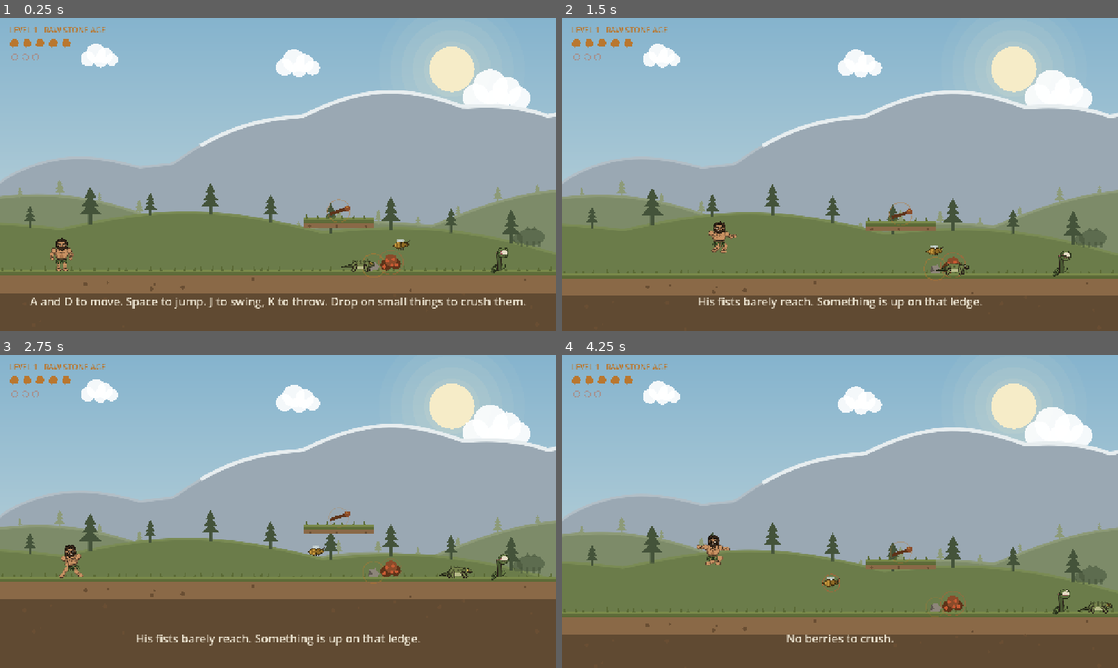
Above: before the commit, frames 1-4 (two rows, left to right).
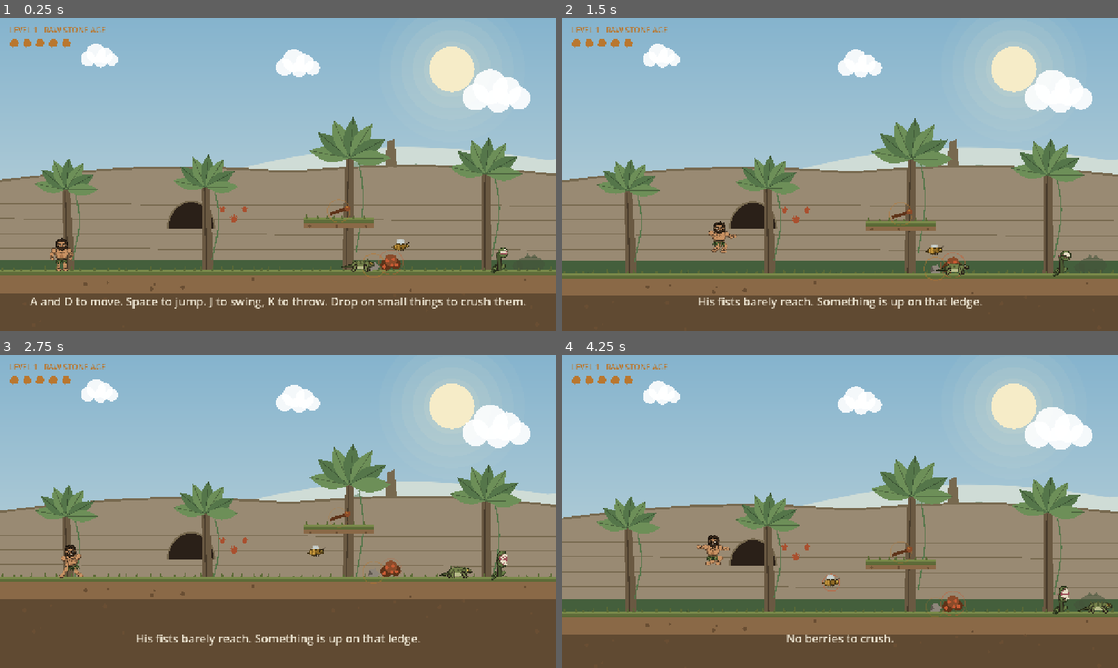
Above: after the commit, the same moments.

Repository: Jawad-Mufti/caveman-chronicles
Game: Godot game, scene res://scenes/level1.tscn
The game is run twice, just before and just after one commit, with the same random seed, the same clock (stepped at 60 frames per second) and the same inputs.
Inputs (mouse positions are in pixels of both pictures, inside the frame that each line leads up to):
- Up to frame 1 (0.25 s): no input
- Up to frame 2 (1.5 s): tap Enter at 0.5 s; move the mouse to (962, 158) at 0.52 s; hold D 0.53-1.25 s; tap R at 0.6 s; click (962, 158) at 0.67 s; tap Space at 0.77, 1.07 s; drag from (728, 190) to (901, 218) at 1.27 s
- Up to frame 3 (2.75 s): move the mouse to (333, 442) at 2.02 s; hold A from 2.03 s (still down); hold K from 2.03 s (still down)
- Up to frame 4 (4.25 s): release A at 2.75 s; release K at 2.75 s; drag from (812, 574) to (951, 567) at 2.77 s; move the mouse to (1006, 558) at 3.52 s; hold D from 3.53 s (still down); hold L from 3.53 s (still down); tap Space at 3.77, 4.07 s

The runs differ from the first frame. In frame 1, 43% of the frame differs, in the area x 0-100%, y 11-81%; in frame 2, 44%; in frame 3, 35%; in frame 4, 44%, in the area x 0-100%, y 11-82%.

Commit message:
Jungle background with cliff caves and hand prints, hidden gem, tougher lizards

Diff:
--- a/scripts/enemies.gd
+++ b/scripts/enemies.gd
@@ -149,7 +149,10 @@
 	var t := 0.0
 
 	func _setup() -> void:
-		hp = 2
+		# 6 health: the club and a thrown rock both do 3, so a reptile takes two
+		# clean hits. A stomp still kills outright — that is the reward for the
+		# harder move.
+		hp = 6
 		damage = 1
 		# A flat 16 px box sat level with the floor, so he only ever touched it
 		# at the instant he landed. Taller and wider gives a real landing target.
--- a/scripts/hud.gd
+++ b/scripts/hud.gd
@@ -7,6 +7,7 @@
 var berries := 0
 var max_berries := 3
 var rocks := 0
+var gem := false
 var boss_ratio := -1.0
 var msg_time := 0.0
 
@@ -35,7 +36,7 @@
 
 	_berries = Control.new()
 	_berries.position = Vector2(20, 78)
-	_berries.size = Vector2(200, 26)
+	_berries.size = Vector2(220, 56)
 	_berries.draw.connect(_draw_berries)
 	add_child(_berries)
 
@@ -83,6 +84,10 @@
 	rocks = value
 
 
+func set_gem(value: bool) -> void:
+	gem = value
+
+
 func set_boss(ratio: float) -> void:
 	boss_ratio = ratio
 
@@ -103,18 +108,21 @@
 
 
 func _draw_berries() -> void:
-	for i in max_berries:
-		var p := Vector2(14 + i * 24, 12)
-		if i < berries:
-			_berries.draw_circle(p, 7.0, Pal.EMBER)
-			_berries.draw_circle(p + Vector2(-2, -2), 2.5, Pal.BONE)
-		else:
-			_berries.draw_arc(p, 7.0, 0.0, TAU, 18, Color(Pal.EMBER, 0.4), 2.0)
-	# thrown rocks, to the right of the berries
+	# Only what he is actually carrying. Empty slots used to be drawn as faint
+	# outlines, which read as berries he owned but could not spend.
+	for i in berries:
+		var p := Vector2(14 + i * 22, 11)
+		_berries.draw_circle(p, 7.0, Pal.EMBER)
+		_berries.draw_circle(p + Vector2(-2, -2), 2.5, Pal.BONE)
+	# rocks live on their own row, and are drawn as chipped stone, not dots,
+	# so the two counts can never be mistaken for one another
 	for i in rocks:
-		var q := Vector2(110 + i * 19, 12)
-		_berries.draw_circle(q, 6.5, Pal.STONE)
-		_berries.draw_circle(q + Vector2(-2, -2), 2.2, Pal.STONE_DARK)
+		var q := Vector2(14 + i * 20, 36)
+		_berries.draw_polygon(PackedVector2Array([
+			q + Vector2(-7, 2), q + Vector2(-4, -6), q + Vector2(5, -7),
+			q + Vector2(8, 1), q + Vector2(2, 7),
+		]), PackedColorArray([Pal.STONE]))
+		_berries.draw_line(q + Vector2(-3, -3), q + Vector2(3, 1), Pal.STONE_DARK, 2.0)
 
 
 func _draw_boss() -> void:
--- a/scripts/level1.gd
+++ b/scripts/level1.gd
@@ -26,6 +26,7 @@
 	[700.0, 480.0, 160.0],
 	[1900.0, 480.0, 180.0],
 	[2180.0, 400.0, 120.0],
+	[2210.0, 246.0, 120.0],    # the secret shelf: only the double jump reaches it
 	[3500.0, 480.0, 100.0],    # Part 2 resting stones between the bamboo
 	[4030.0, 470.0, 100.0],
 	[4560.0, 500.0, 100.0],
@@ -53,6 +54,10 @@
 const CHAMBER_BLOCK := [5620.0, 780.0, 36.0, 120.0]
 
 const SPRINGS := [[6250.0, CHAMBER_Y], [6620.0, GROUND_Y]]
+## One hidden gem per level. This one sits on a shelf above the highest ledge
+## in Part 1 — out of the natural path, and the only thing in the level that
+## needs the double jump, which finally gives that move a purpose.
+const GEM_AT := Vector2(2270.0, 246.0)
 ## throwable ammo, spread so he is never dry for long
 const ROCK_PILES := [
 	[860.0, GROUND_Y], [2200.0, GROUND_Y], [3050.0, GROUND_Y], [4820.0, GROUND_Y],
@@ -95,6 +100,7 @@
 var last_safe := Vector2(140, GROUND_Y)
 var last_safe_facing := 1
 var finished := false
+var gem_found := false
 
 
 func _ready() -> void:
@@ -112,52 +118,44 @@
 	add_child(sky_layer)
 	sky_layer.add_child(World.SkyFill.new())
 
-	# Four scrolling bands, far to near. The further away a band is, the slower
-	# it slides past and the paler it is drawn — those two things together are
-	# the whole illusion of depth. Each tile width is the distance after which
-	# the band repeats, and no two match, so the repeat never lines up.
+	# Amazon-style rainforest in four bands. Far to near they get darker, denser
+	# and faster — distance in a jungle reads as haze and layering, not as
+	# height, which is why the mountains are gone.
 	var pb := ParallaxBackground.new()
 	pb.layer = -100
 	add_child(pb)
 
-	_band(pb, Vector2(0.08, 0.05), 3200.0, World.Clouds.new())
-
-	var far := World.Ridge.new()
-	far.width = 2600.0
-	far.base_y = 470.0
-	far.col = Pal.MTN_FAR
-	far.rim = Pal.MTN_FAR_RIM
-	far.peaks = [[1.0, 215.0, 0.0, 0.8], [3.0, 80.0, 1.7, 0.9], [7.0, 26.0, 0.4, 1.0]]
-	far.snow_line = 300.0
-	_band(pb, Vector2(0.18, 0.10), far.width, far)
-
-	var mid := World.Ridge.new()
-	mid.width = 2200.0
-	mid.base_y = 545.0
-	mid.col = Pal.MTN_MID
-	mid.rim = Pal.MTN_MID_RIM
-	mid.peaks = [[1.0, 125.0, 2.2, 0.9], [4.0, 44.0, 0.6, 1.0]]
-	mid.tree_count = 24
-	mid.tree_col = Pal.MTN_MID_RIM
-	mid.tree_h = 30.0
-	_band(pb, Vector2(0.38, 0.20), mid.width, mid)
-
-	var near := World.Ridge.new()
-	near.width = 1800.0
-	near.base_y = 560.0
-	near.col = Pal.HILL_NEAR
-	near.rim = Pal.HILL_NEAR_RIM
-	near.peaks = [[1.0, 74.0, 0.9, 1.0], [3.0, 32.0, 2.4, 1.0]]
-	near.tree_count = 13
-	near.tree_col = Pal.TREE_DARK
-	near.tree_h = 62.0
-	_band(pb, Vector2(0.62, 0.34), near.width, near)
-
-	# Tuskar, grazing on that hillside long before the arena. His own band, with
-	# no repeat, so there is exactly one of him: mirrored like the hills he would
-	# turn up again every 1,800 px. He used to hang in mid-air over the level.
+	_band(pb, Vector2(0.07, 0.05), 3200.0, World.Clouds.new())
+
+	# hazed-out hills, barely there behind the trees
+	var haze := World.Ridge.new()
+	haze.width = 2600.0
+	haze.base_y = 452.0
+	haze.col = Pal.MIST
+	haze.rim = Pal.MIST
+	haze.peaks = [[1.0, 120.0, 0.0, 0.9], [3.0, 44.0, 1.7, 1.0]]
+	_band(pb, Vector2(0.14, 0.09), haze.width, haze)
+
+	var canopy := World.Canopy.new()
+	canopy.width = 2400.0
+	canopy.base_y = 478.0
+	_band(pb, Vector2(0.22, 0.13), canopy.width, canopy)
+
+	# the cliff: cave mouths, hand prints, a standing stone on top
+	var cliff := World.JungleCliff.new()
+	cliff.width = 2000.0
+	cliff.top_y = 392.0
+	_band(pb, Vector2(0.38, 0.20), cliff.width, cliff)
+
+	var jungle := World.JungleWall.new()
+	jungle.width = 1600.0
+	jungle.floor_y = 604.0
+	_band(pb, Vector2(0.62, 0.34), jungle.width, jungle)
+
+	# Tuskar, grazing in a clearing long before the arena. His own band, with no
+	# repeat, so there is exactly one of him.
 	var far_boar := World.DistantBoar.new()
-	far_boar.position = Vector2(1222, 533)
+	far_boar.position = Vector2(1222, 596)
 	var boar_layer := ParallaxLayer.new()
 	boar_layer.motion_scale = Vector2(0.62, 0.34)
 	pb.add_child(boar_layer)
@@ -226,6 +224,15 @@
 			hud.say("Rocks. Press K to throw one.", 3.5)
 		)
 		add_child(rock)
+
+	var gem := World.Gem.new()
+	gem.position = GEM_AT
+	gem.found.connect(func() -> void:
+		gem_found = true
+		hud.set_gem(true)
+		hud.say("A blue stone, hidden up here. Nobody was meant to find that.", 4.0)
+	)
+	add_child(gem)
 
 	for b in BERRIES:
 		var bush := World.BerryBush.new()
@@ -359,7 +366,7 @@
 			return
 		finished = true
 		player.set_physics_process(false)
-		hud.say("Level 1 complete. Next: fire.", 999.0)
+		hud.say("Level 1 complete. Next: fire." if gem_found else "Level 1 complete — but you missed the hidden gem.", 999.0)
 	)
 	add_child(exit)
 
--- a/scripts/pal.gd
+++ b/scripts/pal.gd
@@ -61,3 +61,20 @@
 const ROCK_LIGHT := Color("b1aca0")
 const DUST := Color("bca889")
 const VINE := Color("6a5535")
+
+## Tropical jungle: layered greens that pale into mist with distance, warm
+## cliff stone, and the red-ochre of hands pressed on rock.
+const MIST := Color("cfdcd6")
+const JUNGLE_FAR := Color("93ab98")
+const JUNGLE_MID := Color("607d55")
+const JUNGLE_NEAR := Color("445f3c")
+const FROND := Color("55764a")
+const FROND_LIGHT := Color("6d8f58")
+const TRUNK := Color("6a5942")
+const TRUNK_DARK := Color("493c2c")
+const CLIFF := Color("998a73")
+const CLIFF_DARK := Color("77694f")
+const CAVE_MOUTH := Color("2a2018")
+const PAINT := Color("a9502f")
+const GEM := Color("58b6c9")
+const GEM_LIGHT := Color("a9e6ef")
--- a/scripts/world.gd
+++ b/scripts/world.gd
@@ -548,3 +548,176 @@
 		draw_line(Vector2(-20, -10 + lift), Vector2(18, -22 + lift), Pal.OCHRE_DEEP, 7.0)
 		draw_circle(Vector2(20, -23 + lift), 7.0, Pal.OCHRE_DARK)
 		draw_circle(Vector2(18, -26 + lift), 2.5, Pal.OCHRE)
+
+
+class Canopy extends Node2D:
+	## Distant treetops seen over the jungle: rounded crowns on a rolling line,
+	## washed out by the haze between here and there.
+	var width := 2400.0
+	var base_y := 470.0
+	var col := Pal.JUNGLE_FAR
+
+	func _draw() -> void:
+		var crowns := 16
+		for i in crowns:
+			var x := (i + 0.5) * width / float(crowns)
+			var r := absf(fmod(sin(float(i) * 9.71) * 5123.3, 1.0))
+			var top := base_y - 40.0 - r * 46.0 - sin(TAU * x / width) * 22.0
+			var rad := 46.0 + r * 26.0
+			var pts := PackedVector2Array()
+			for k in 13:
+				var a := PI + PI * k / 12.0
+				var rr := rad * (1.0 + 0.16 * sin(a * 6.0 + i))
+				pts.append(Vector2(x + cos(a) * rr, top + sin(a) * rr * 0.7))
+			pts.append(Vector2(x + rad, base_y + 60.0))
+			pts.append(Vector2(x - rad, base_y + 60.0))
+			draw_colored_polygon(pts, col)
+		draw_rect(Rect2(0, base_y + 10.0, width, 200), col)
+		draw_rect(Rect2(0, base_y + 10.0, width, 26), Color(Pal.MIST, 0.5))
+
+
+class JungleCliff extends Node2D:
+	## A weathered rock wall behind the trees, pocked with cave mouths and
+	## marked with hand prints — the stone age lives here, not just the player.
+	var width := 2000.0
+	var top_y := 360.0
+
+	func _draw() -> void:
+		var face := PackedVector2Array()
+		var x := 0.0
+		while x <= width + 0.1:
+			face.append(Vector2(x, top_y - 34.0 * absf(sin(PI * x / width + 0.4))
+				- 16.0 * absf(sin(3.0 * PI * x / width)) ))
+			x += 26.0
+		var body := PackedVector2Array(face)
+		body.append(Vector2(width, 1400))
+		body.append(Vector2(0, 1400))
+		draw_colored_polygon(body, Pal.CLIFF)
+		draw_polyline(face, Pal.CLIFF_DARK, 5.0, false)
+		# strata
+		for i in 4:
+			var y := top_y + 40.0 + i * 34.0
+			draw_line(Vector2(0, y), Vector2(width, y + 6.0), Pal.CLIFF_DARK, 2.5, false)
+		# cave mouths
+		for cx in [width * 0.22, width * 0.68]:
+			var mouth := PackedVector2Array()
+			for k in 15:
+				var a := PI + PI * k / 14.0
+				mouth.append(Vector2(cx + cos(a) * 54.0, top_y + 96.0 + sin(a) * 62.0))
+			mouth.append(Vector2(cx + 54.0, top_y + 96.0))
+			draw_colored_polygon(mouth, Pal.CAVE_MOUTH)
+			draw_polyline(mouth, Pal.CLIFF_DARK, 4.0, false)
+			# hand prints pressed beside the entrance
+			for h in 3:
+				_hand(Vector2(cx + 72.0 + h * 26.0, top_y + 54.0 + (h % 2) * 22.0), 0.8 + (h % 2) * 0.2)
+		# a standing stone on the clifftop
+		var sx := width * 0.45
+		draw_colored_polygon(PackedVector2Array([
+			Vector2(sx - 13, top_y - 46), Vector2(sx - 9, top_y - 104), Vector2(sx + 8, top_y - 110),
+			Vector2(sx + 14, top_y - 44)]), Pal.CLIFF_DARK)
+
+	func _hand(at: Vector2, s: float) -> void:
+		draw_circle(at, 7.0 * s, Pal.PAINT)
+		for i in 5:
+			var a := -2.5 + i * 0.5
+			draw_line(at, at + Vector2(cos(a), sin(a)) * 11.0 * s, Pal.PAINT, 2.6 * s, false)
+
+
+class JungleWall extends Node2D:
+	## The near jungle: trunks, big fronds and hanging vines. Dark and dense, so
+	## the lit playfield in front of it reads clearly.
+	var width := 1600.0
+	var floor_y := 620.0
+
+	func _draw() -> void:
+		draw_rect(Rect2(0, floor_y - 40.0, width, 240), Pal.JUNGLE_NEAR)
+		for i in 5:
+			var x := (i + 0.5) * width / 5.0
+			var r := absf(fmod(sin(float(i) * 3.77) * 2931.1, 1.0))
+			var h := 210.0 + r * 90.0
+			var lean := (r - 0.5) * 16.0
+			# trunk
+			draw_colored_polygon(PackedVector2Array([
+				Vector2(x - 13, floor_y), Vector2(x - 9 + lean, floor_y - h),
+				Vector2(x + 9 + lean, floor_y - h), Vector2(x + 13, floor_y)]), Pal.TRUNK)
+			draw_line(Vector2(x - 4, floor_y - 10), Vector2(x - 2 + lean, floor_y - h + 10), Pal.TRUNK_DARK, 3.0, false)
+			# crown of fronds
+			for k in 7:
+				var a := -2.95 + k * 0.49
+				_frond(Vector2(x + lean, floor_y - h + 8.0), a, 74.0 + r * 26.0,
+					Pal.FROND_LIGHT if k % 2 == 0 else Pal.FROND)
+			# a vine hanging from the crown
+			var vx := x + lean + 22.0
+			var vine := PackedVector2Array()
+			for k in 9:
+				var u := k / 8.0
+				vine.append(Vector2(vx + sin(u * 4.0) * 9.0, floor_y - h + 20.0 + u * (h * 0.72)))
+			draw_polyline(vine, Pal.FROND, 3.0, false)
+		# ferns along the bottom
+		for i in 14:
+			var fx := (i + 0.5) * width / 14.0
+			for k in 5:
+				var a := -2.7 + k * 0.6
+				_frond(Vector2(fx, floor_y + 20.0), a, 34.0, Pal.FROND)
+
+	func _frond(at: Vector2, ang: float, ln: float, col: Color) -> void:
+		var d := Vector2(cos(ang), sin(ang))
+		var n := Vector2(-d.y, d.x)
+		var pts := PackedVector2Array([at])
+		for i in range(1, 7):
+			var u := i / 6.0
+			pts.append(at + d * ln * u + n * sin(u * PI) * ln * 0.19)
+		for i in range(1, 7):
+			var u2 := 1.0 - i / 6.0
+			pts.append(at + d * ln * u2 - n * sin(u2 * PI) * ln * 0.19)
+		draw_colored_polygon(pts, col)
+		draw_line(at, at + d * ln, col.darkened(0.3), 1.6, false)
+
+
+class Gem extends Area2D:
+	## The level's one hidden gem. Tucked somewhere only a player who goes
+	## looking will reach.
+	signal found
+	var t := 0.0
+
+	func _ready() -> void:
+		collision_layer = 0
+		collision_mask = 2
+		var cs := CollisionShape2D.new()
+		var c := CircleShape2D.new()
+		c.radius = 22.0
+		cs.shape = c
+		cs.position = Vector2(0, -16)
+		add_child(cs)
+		body_entered.connect(_on_body)
+
+	func _on_body(body: Node) -> void:
+		if body is CaveMan:
+			found.emit()
+			set_deferred("monitoring", false)
+			call_deferred("queue_free")
+
+	func _process(delta: float) -> void:
+		t += delta
+		queue_redraw()
+
+	func _draw() -> void:
+		var bobv := sin(t * 1.6) * 4.0
+		var at := Vector2(0, -20 + bobv)
+		var pulse := 0.5 + 0.5 * sin(t * 2.4)
+		draw_circle(at, 26.0 + pulse * 7.0, Color(Pal.GEM_LIGHT, 0.14 + pulse * 0.12))
+		# a cut stone: bright top facets, deep sides
+		var w := 11.0
+		draw_colored_polygon(PackedVector2Array([
+			Vector2(at.x - w, at.y - 4), Vector2(at.x, at.y - 15), Vector2(at.x + w, at.y - 4),
+			Vector2(at.x, at.y + 16)]), Pal.GEM)
+		draw_colored_polygon(PackedVector2Array([
+			Vector2(at.x - w, at.y - 4), Vector2(at.x, at.y - 15), Vector2(at.x, at.y + 16)]), Pal.GEM_LIGHT)
+		draw_line(Vector2(at.x - w, at.y - 4), Vector2(at.x + w, at.y - 4), Pal.GEM.darkened(0.4), 1.6, false)
+		# sparkle
+		var s := absf(sin(t * 1.1))
+		if s > 0.82:
+			var k := (s - 0.82) / 0.18
+			for a in [0.0, PI * 0.5, PI, PI * 1.5]:
+				draw_line(at + Vector2(cos(a), sin(a)) * 6.0,
+					at + Vector2(cos(a), sin(a)) * (10.0 + k * 9.0), Pal.GEM_LIGHT, 2.0, false)
